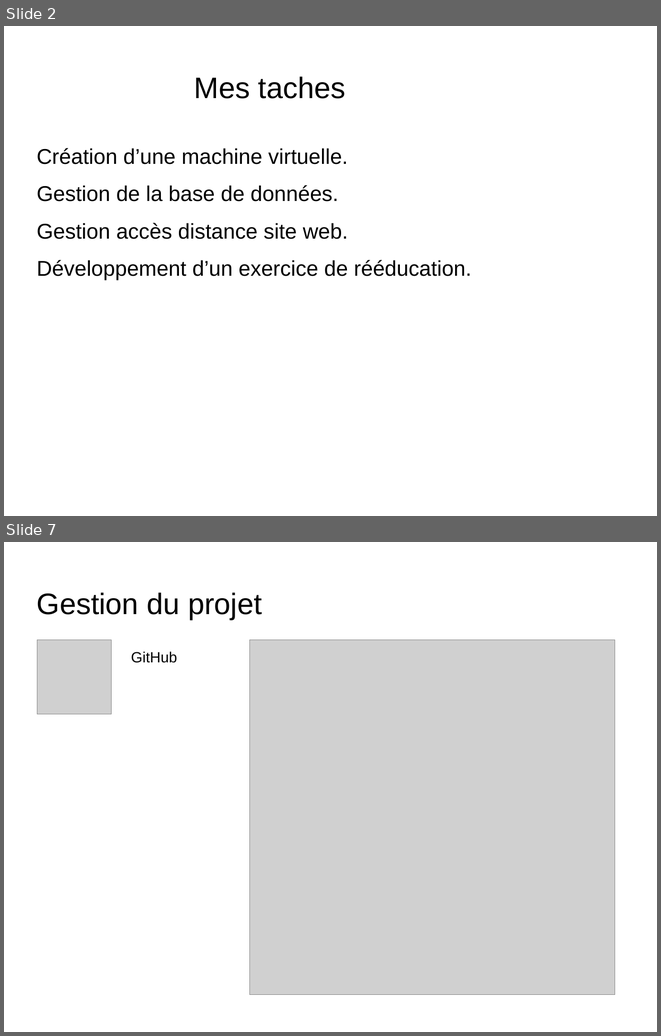
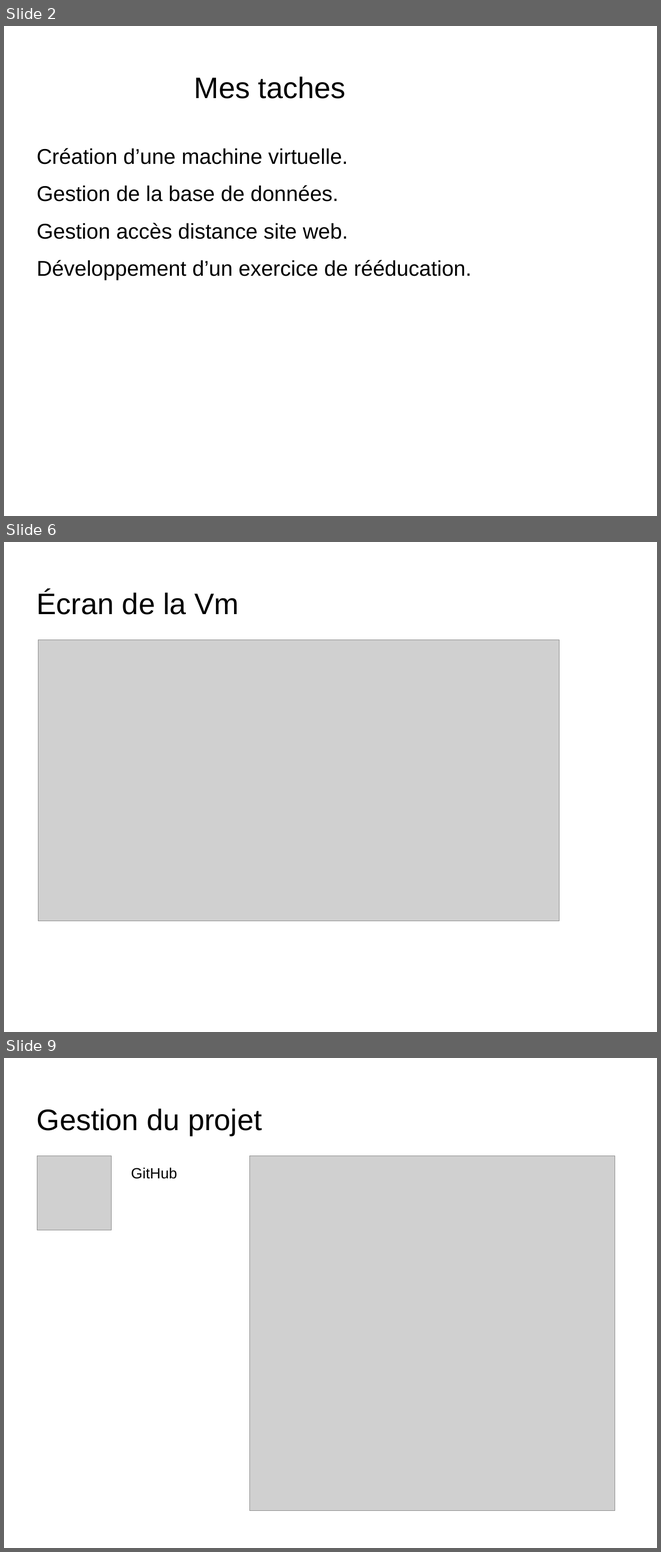
Before and after one commit to ClementM0512/Projet_Ortho, a slide deck: diapo karl Bourgault.odp. Shown one above the other, each under a label of ours: slides 2 and 7 before the commit, slides 2, 6 and 9 after it; the slides between them are not shown. The pictures are 661x1036 and 661x1552 pixels, drawn with LibreOffice and Linux fonts; fonts in the diff are those of the drawing; grey boxes stand for pictures; background and template pictures are left out. Boxes give left, top, right and bottom in pixels: in the first picture for what was removed or moved away, otherwise in the second. Text is boxed around its words. In the diff, an @@ line names an element or a change of style, - is before the commit and + after.

```diff
--- a/diapo karl Bourgault.odp
+++ b/diapo karl Bourgault.odp
@@ slide 6 added at (x1=4, y1=542, x2=657, y2=1032), background picture (left out) @@
@@ title added at (x1=37, y1=591, x2=239, y2=615), 36 pt, text #000000 @@
+Écran de la Vm
@@ picture added at (x1=38, y1=640, x2=559, y2=920) @@
@@ what was slide 7 is now slide 9 @@
```
Also in this commit, not shown: 2 slides changed, 5 other slides added, 5 slides removed.
